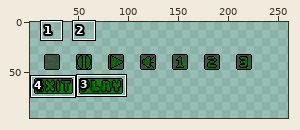
Two versions of one sprite sheet, Assets/Sprites/Buttons/Buttons.png. The picture above shows the old version from afar; the outline marks the close-up.
Close-up. As it was:
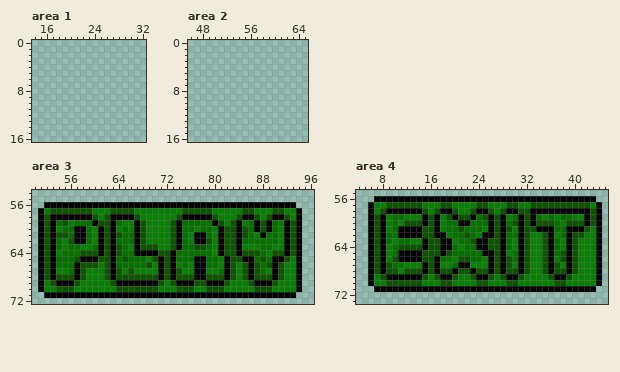
The file is 264x96 pixels. Colours within 5 levels of each other are drawn and written as one. Shown: area 1: x 14..32, y 0..16; area 2: x 46..65, y 0..16; area 3: x 50..96, y 54..72; area 4: x 4..45, y 55..73. The wide view leaves out empty margins. The commit also changed other parts of the picture, which this record leaves out.
Now the later version:
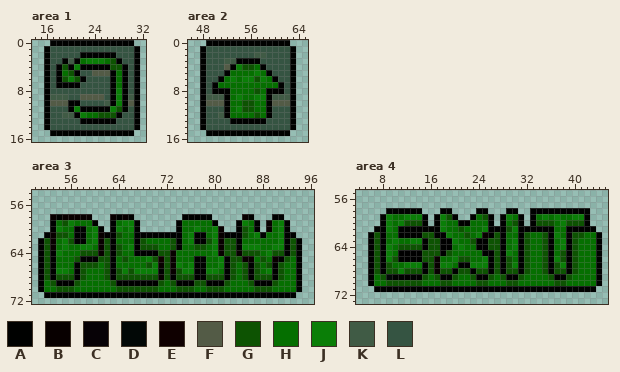
Palette (. is transparent): A #000100  B #080000  C #070206  D #020806  E #0f0000  F #535b46  G #0d5302  H #056f00  J #0a7e07  K #405b45  L #355442
Changes in this commit:
Area 1:
y 0: x 17..30 .............. -> AAAAAAAAAAAAAA
y 1: x 16..31 ................ -> ALLLLLLLLLLLLLLA
y 2: x 16..31 ................ -> ALLLLLAAAAAALLLA
y 3: x 16..31 ................ -> ALLAKAHJJJHGALLA
y 4: x 16..31 ................ -> ALAGAJAAAAAGGALA
y 5: x 16..31 ................ -> ALAHGALLFFFAHALA
y 6: x 16..31 ................ -> ALAGJGALLLLAHALA
y 7: x 16..31 ................ -> ALAAAALLLLLAHALA
y 8: x 16..31 ................ -> ALLLLLLLLLLAJALA
y 9: x 16..31 ................ -> AKKKLLFFFFLAJAKA
y 10: x 16..31 ................ -> AFFFAALLLLKAJAFA
y 11: x 16..31 ................ -> ALLLAJAAAAAJGALA
y 12: x 16..31 ................ -> ALLKKAJHHGGGALLA
y 13: x 16..31 ................ -> ALLLLLAAAAAALLLA
y 14: x 16..31 ................ -> ALLLLLLLLLLLLLLA
y 15: x 17..30 .............. -> AAAAAAAAAAAAAA
Area 2:
y 0: x 49..62 .............. -> AAAAAAAAAAAAAA
y 1: x 48..63 ................ -> ALLLLLLLLLLLLLLA
y 2: x 48..63 ................ -> ALLLLLLLLKKLLLLA
y 3: x 48..63 ................ -> ALLLKKAAAALLLLLA
y 4: x 48..63 ................ -> ALLLFAJGGHALLLLA
y 5: x 48..63 ................ -> ALLLAHHHHJHALLLA
y 6: x 48..63 ................ -> ALLAHJHJJGJHALLA
y 7: x 48..63 ................ -> ALAHHHHHHHHHHALA
y 8: x 48..63 ................ -> ALAAAHHHHGHAAALA
y 9: x 48..63 ................ -> AKKKAHJHHJJAKKKA
y 10: x 48..63 ................ -> AFFFAHHGGHHAFFFA
y 11: x 48..63 ................ -> ALLLAHJGGHHALLLA
y 12: x 48..63 ................ -> ALLKAHHHHGHALLLA
y 13: x 48..63 ................ -> ALLLLAAAAAALLLLA
y 14: x 48..63 ................ -> ALLLLLLLLLLLLLLA
y 15: x 49..62 .............. -> AAAAAAAAAAAAAA
Area 3:
y 56: x 52..93 AAAAAAAAAAAAAAAAAAAAAAAAAAAAAAAAAAAAAAAAAA -> ..........................................
y 57: x 51..94 AJGGGGGGGJJJGGGGJJJJJJJJGGGGGJJJJJGGJJJGGJJA -> ............................................
y 58: x 51..52 AG -> ..; x 60..62 GJG -> ...; x 67..74 GJJJJJJG -> ........; x 80..84 GJJJG -> .....; x 87..89 GJG -> ...; x 92..94 GJA -> ...
y 59: x 51..52 AG -> ..; x 61..62 GG -> ..; x 68..73 GJJJJG -> ......; x 81..83 GJG -> ...; x 88 G -> .; x 93..94 GA -> ..
y 60: x 51..52 AG -> ..; x 62 G -> .; x 68..73 GJJJJG -> ......; x 82..83 GG -> ..; x 88 G -> .; x 93..94 GA -> ..
y 61: x 51..52 AG -> .A; x 62 G -> A; x 68..73 GJJJJG -> AAAAAA; x 82..83 GG -> AA; x 93..94 GA -> A.
y 62: x 69..72 JJJJ -> HHHH
y 63: x 71..72 JJ -> HH
y 65: x 93 J -> H
y 66: x 61 J -> H; x 84 J -> H; x 92..93 JJ -> HH
y 67..68: x 59..61 JJJ -> HHH; x 84 J -> H; x 92..93 JJ -> HH
y 69: x 52 J -> H; x 58..62 JJJJJ -> HHHHH; x 72 J -> H; x 83..85 JJJ -> HHH; x 91..93 JJJ -> HHH
y 70: x 52..53 JJ -> HH; x 57..63 JJJJJJJ -> HHHHHHH; x 71..73 JJJ -> HHH; x 77..78 JJ -> HH; x 82..86 JJJJJ -> HHHHH; x 90..93 JJJJ -> HHHH
Area 4:
y 56: x 7..43 AAAAAAAAAAAAAAAAAAAAAAAAAAAAAAAAAAAAA -> .....................................
y 57: x 6..44 AJJGGGGGGJJJGGJJJJGGJJJGGJJGGGGGGGGGGJA -> .......................................
y 58: x 6..8 AJG -> ...; x 15..17 GJG -> ...; x 20..23 GJJG -> ....; x 26..28 GJG -> ...; x 31..32 GG -> ..; x 43..44 GA -> ..
y 59: x 6..7 AG -> ..; x 16 G -> .; x 21..22 GG -> ..; x 27 G -> .; x 32 G -> .; x 43..44 GA -> ..
y 60: x 6..7 AG -> ..; x 16 G -> .; x 27 G -> .; x 32 G -> .; x 43..44 GA -> ..
y 61: x 6..7 AG -> .A; x 15..16 GG -> AA; x 27 G -> A; x 32..33 GG -> AA; x 42..44 GJA -> AA.
y 62: x 33..34 JJ -> HH; x 42..43 JJ -> HH
y 63..68: x 33..34 JJ -> HH; x 41..43 JJJ -> HHH
y 69: x 7 J -> H; x 16 J -> H; x 21..22 JJ -> HH; x 27 J -> H; x 32..35 JJJJ -> HHHH; x 40..43 JJJJ -> HHHH
y 70: x 7..8 JJ -> HH; x 15..17 JJJ -> HHH; x 20..23 JJJJ -> HHHH; x 26..28 JJJ -> HHH; x 31..36 JJJJJJ -> HHHHHH; x 39..43 JJJJJ -> HHHHH
Changed places in both close-ups, as pixel boxes (x1, y1, x2, y2):
added: (44, 40, 140, 136)
added: (200, 40, 296, 136)
changed: (38, 202, 302, 292)
changed: (368, 196, 602, 286)
